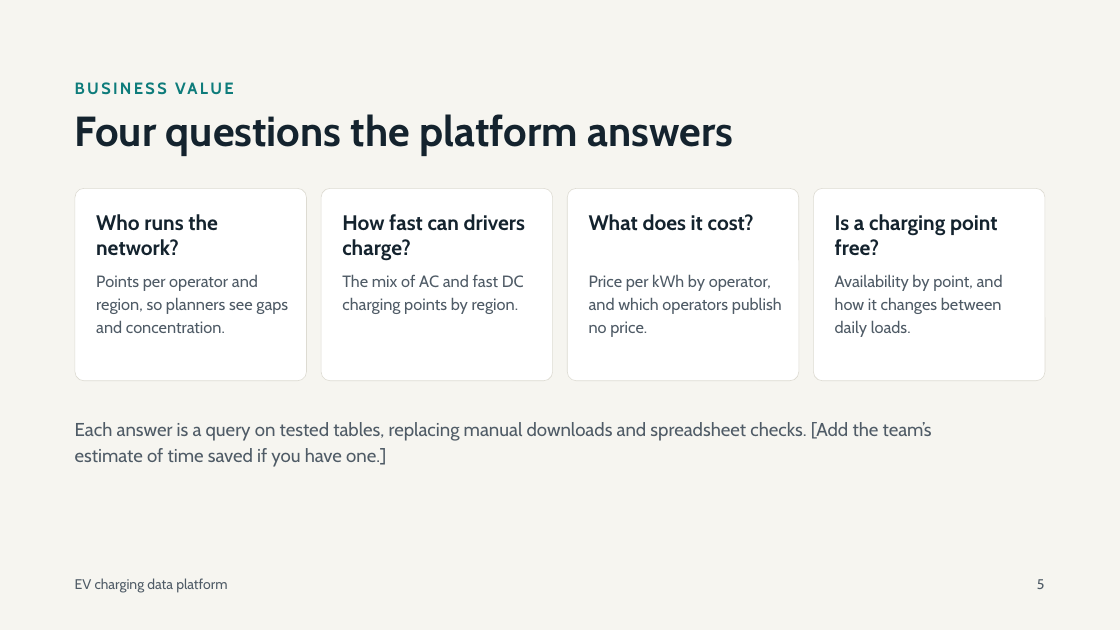
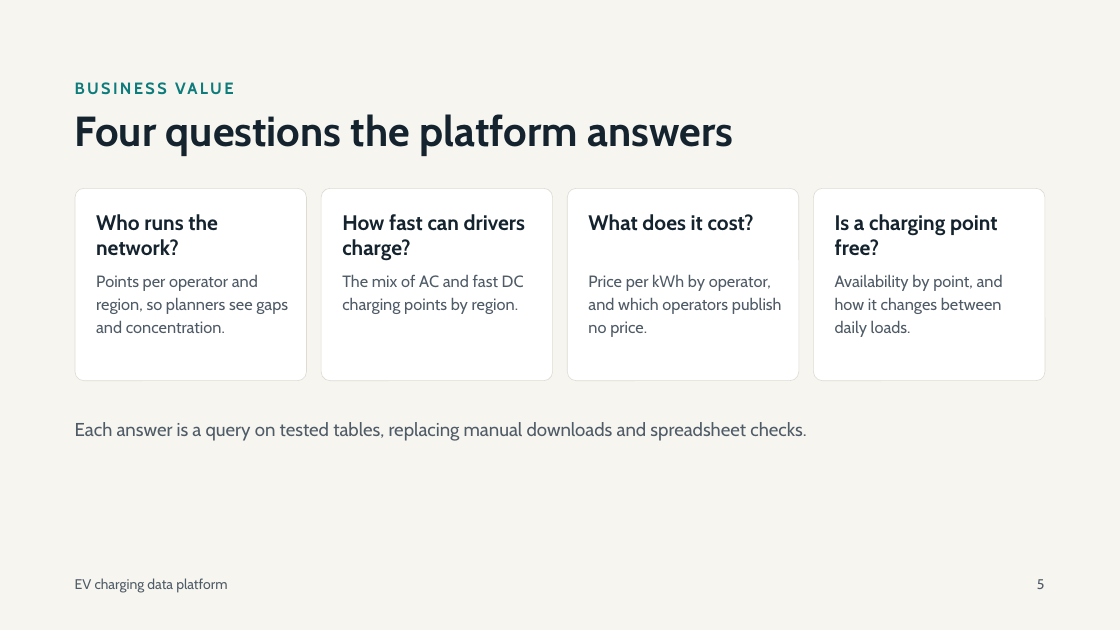
Before and after one commit to ericseow-98/Project-2-Assignment, a slide deck: slide 5 of EV_Charging_Data_Platform_Presentation_Final_Version.pptx. Drawn at 1120x630 pixels with LibreOffice and Linux fonts; fonts in the diff are those of the drawing. Boxes give left, top, right and bottom in pixels: in the first picture for what was removed or moved away, otherwise in the second. Text is boxed around its words. In the diff, an @@ line names an element or a change of style, - is before the commit and + after.

Commit message:
final

```diff
--- a/EV_Charging_Data_Platform_Presentation_Final_Version.pptx
+++ b/EV_Charging_Data_Platform_Presentation_Final_Version.pptx
@@ text at bbox=[75, 422, 806, 441]: text changed @@
-Each answer is a query on tested tables, replacing manual downloads and spreadsheet checks. [Add the team’s estimate of time saved if you have one.]
+Each answer is a query on tested tables, replacing manual downloads and spreadsheet checks.
```
Also in this commit, not shown: 6 other slides changed.
